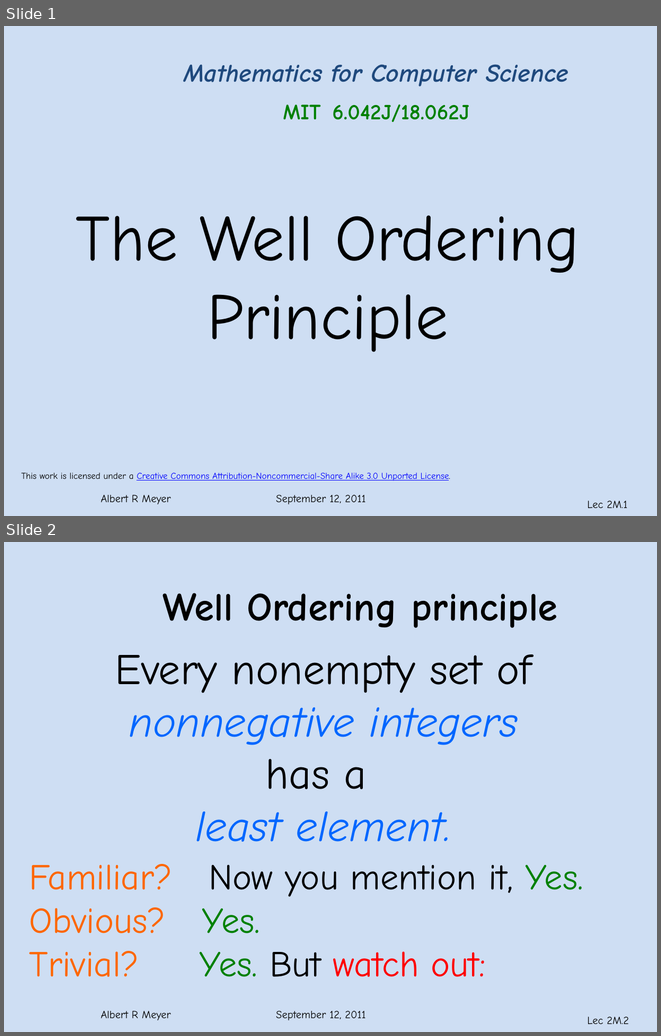
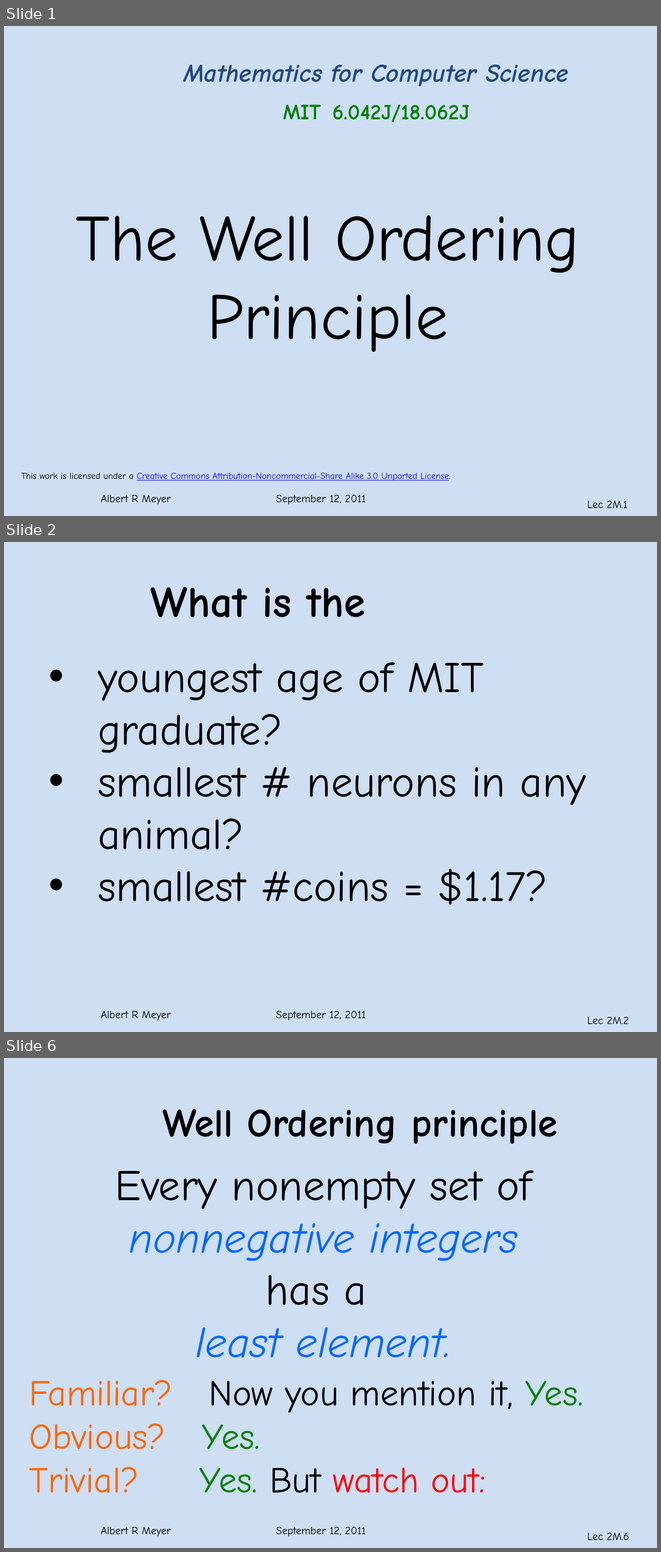
Before and after one commit to armeyer/mcs_web, a slide deck: fall11/slidesF11/slides2m.pptx. Shown one above the other, each under a label of ours: slides 1 and 2 before the commit, slides 1, 2 and 6 after it; the slides between them are not shown. The pictures are 661x1036 and 661x1552 pixels, drawn with LibreOffice and Linux fonts; fonts in the diff are those of the drawing; background and template pictures are left out. Boxes give left, top, right and bottom in pixels: in the first picture for what was removed or moved away, otherwise in the second. Text is boxed around its words. In the diff, an @@ line names an element or a change of style, - is before the commit and + after.

Commit message:
slides2m

```diff
--- a/fall11/slidesF11/slides2m.pptx
+++ b/fall11/slidesF11/slides2m.pptx
@@ slide 2 added at (4, 542, 657, 1032), background #C6D9F1 at 85% opacity; not listed: 2 template elements that a slide beside it also shows @@
@@ text added at (151, 587, 365, 618), 48 pt, text #000000, bold @@
+What is the
@@ text added at (98, 662, 586, 905), 48 pt, text #000000 @@
+• youngest age of MIT graduate?
+• smallest # neurons in any animal?
+• smallest #coins = $1.17?
@@ what was slide 2 is now slide 6 @@
@@ page number at (587, 1532, 629, 1540): text changed @@
-Lec 2M.2
+Lec 2M.6
```
Also in this commit, not shown: 3 slides changed.
